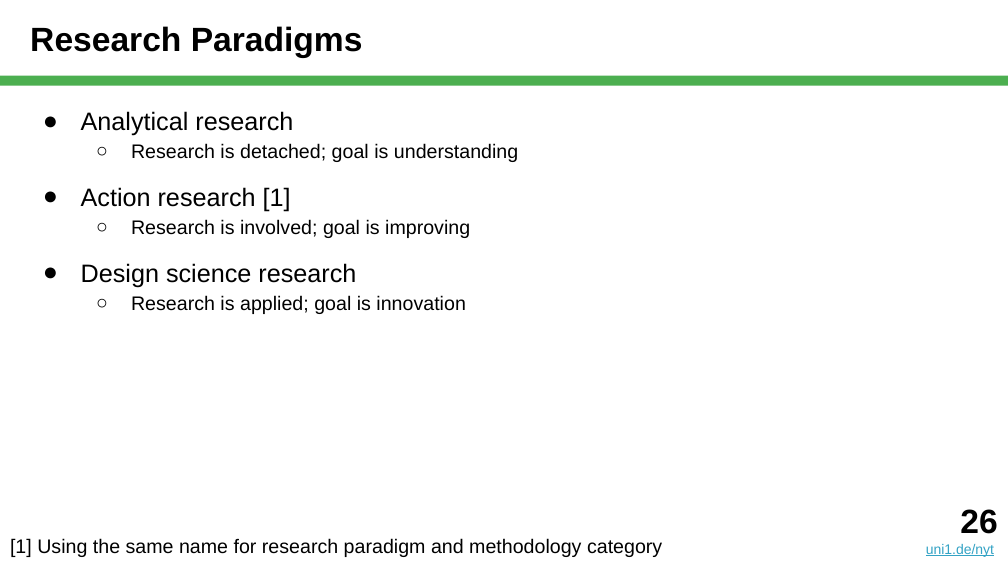
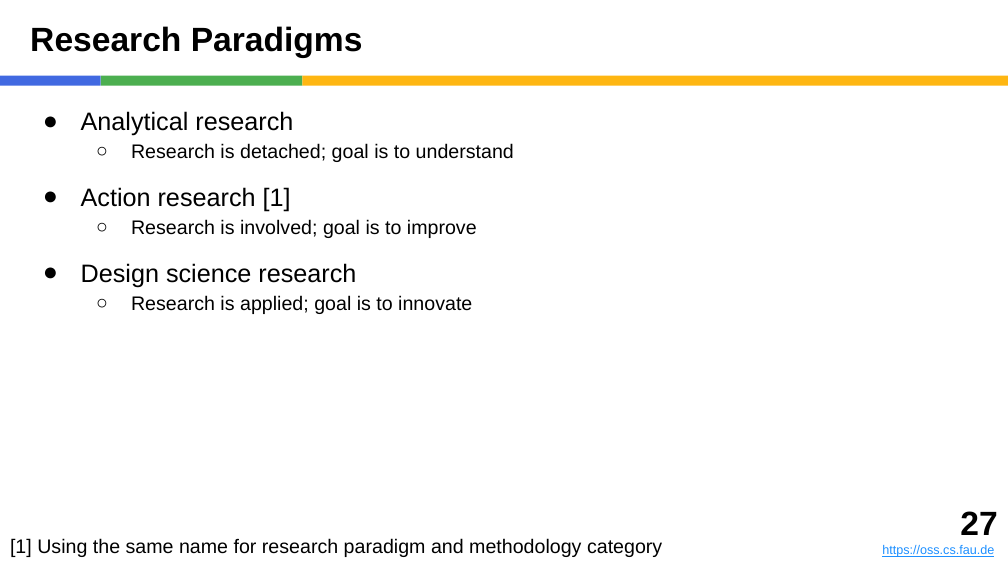
Before and after one commit to dirkriehle/nyt-course, a slide deck: slide 27 of Lecture slides/NYT C01 - Theory Building.pptx (slide 26 before the commit). Drawn at 1008x567 pixels with LibreOffice and Linux fonts; fonts in the diff are those of the drawing. Boxes give left, top, right and bottom in pixels: in the first picture for what was removed or moved away, otherwise in the second. Text is boxed around its words. In the diff, an @@ line names an element or a change of style, - is before the commit and + after.

```diff
--- a/Lecture slides/NYT C01 - Theory Building.pptx
+++ b/Lecture slides/NYT C01 - Theory Building.pptx
@@ rectangle added at [0, 76, 101, 86], fill #4169E1 @@
@@ rectangle added at [101, 76, 302, 86], fill #4CAF50 @@
@@ rectangle: place and size @@
-rectangle at [0, 76, 1008, 86]
+rectangle at [302, 76, 1008, 86]
@@ rectangle at [302, 76, 1008, 86]: fill #4CAF50 to #FEB612 @@
@@ text at [131, 143, 514, 162]: text changed @@
-  ○ Research is detached; goal is understanding
+  ○ Research is detached; goal is to understand
@@ text at [131, 219, 477, 238]: text changed @@
-  ○ Research is involved; goal is improving
+  ○ Research is involved; goal is to improve
@@ text at [131, 295, 472, 314]: text changed @@
-  ○ Research is applied; goal is innovation
+  ○ Research is applied; goal is to innovate
@@ text removed at [926, 509, 997, 557] @@
-26
-uni1.de/nyt
@@ text added at [882, 511, 997, 557], 9 pt, text #1E90FF, underline @@
+27
+https://oss.cs.fau.de
```
Also in this commit, not shown: 41 other slides changed, 1 slide added, 1 slide removed, 3 other files.
